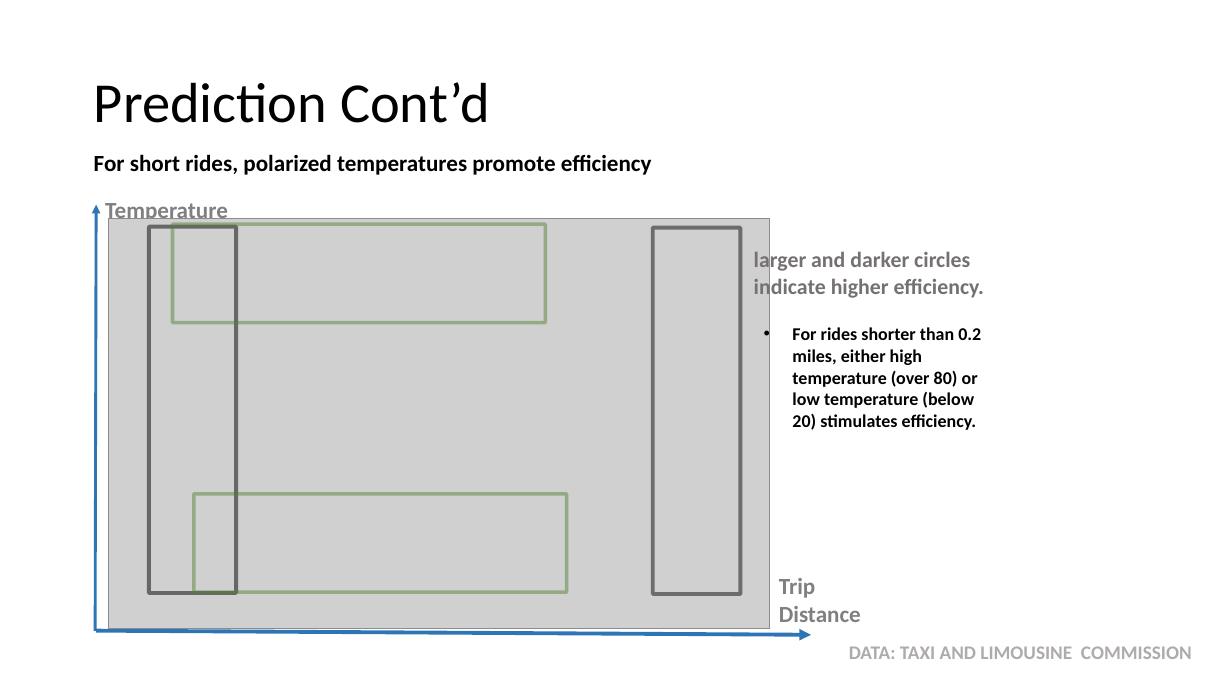
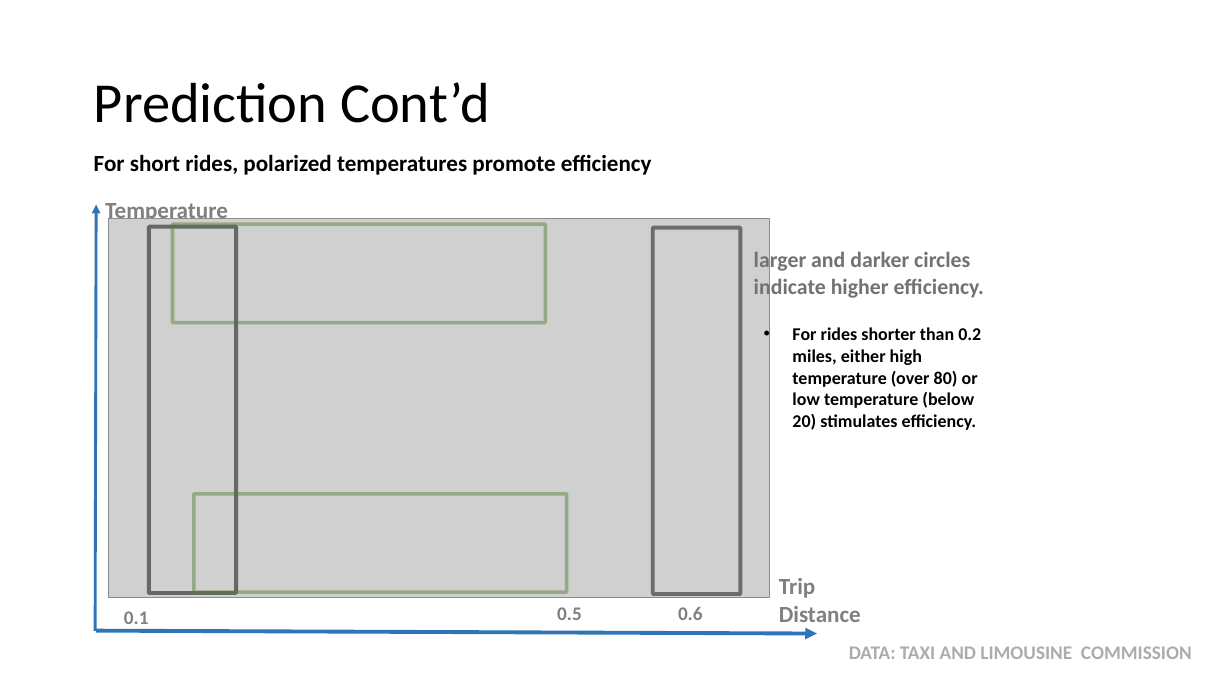
Before and after one commit to MiyainNYC/PySpark-Data-Challenge, a slide deck: slide 27 of DataChallengeAssessment.pptx. Drawn at 1232x693 pixels with LibreOffice and Linux fonts; fonts in the diff are those of the drawing; grey boxes stand for pictures. Boxes give left, top, right and bottom in pixels: in the first picture for what was removed or moved away, otherwise in the second. Text is boxed around its words. In the diff, an @@ line names an element or a change of style, - is before the commit and + after.

```diff
--- a/DataChallengeAssessment.pptx
+++ b/DataChallengeAssessment.pptx
@@ picture: place and size @@
-picture at <box>108,218,770,628</box>
+picture at <box>108,218,770,597</box>
@@ text added at <box>124,611,149,624</box>, 15 pt, text #808080, bold @@
+0.1
@@ text added at <box>557,607,582,620</box>, 15 pt, text #808080, bold @@
+0.5
@@ text added at <box>678,607,703,620</box>, 15 pt, text #808080, bold @@
+0.6
@@ arrow moved from (96, 631) - (811, 635) to (96, 631) - (817, 634) @@
```
Also in this commit, not shown: 10 other slides changed, 4 slides added, 3 slides removed.
